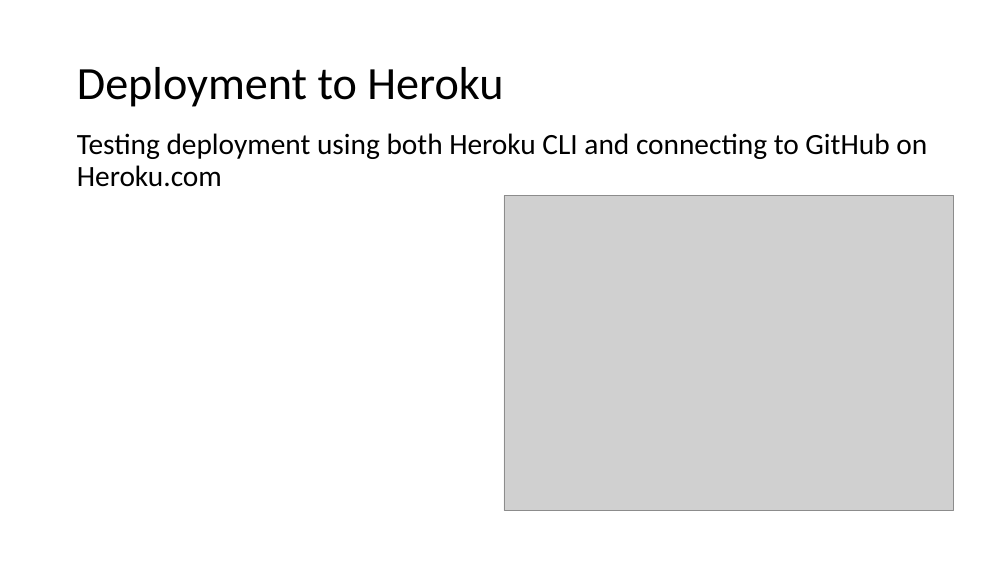
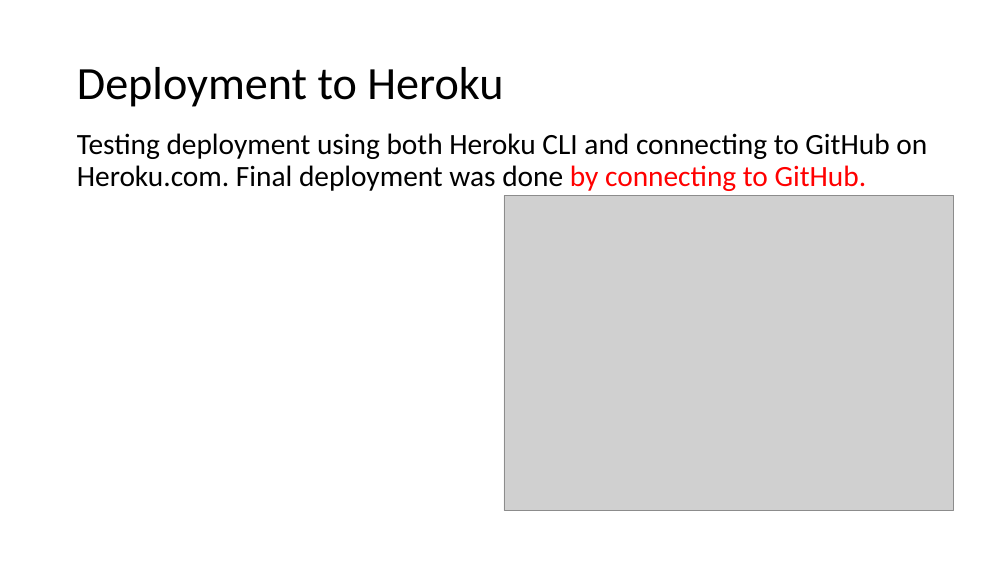
Before and after one commit to jkunnas58/dat250_netbank_fall_2020, a slide deck: slide 23 of Project_report_group_9.pptx. Drawn at 1008x567 pixels with LibreOffice and Linux fonts; fonts in the diff are those of the drawing; grey boxes stand for pictures. Boxes give left, top, right and bottom in pixels: in the first picture for what was removed or moved away, otherwise in the second. Text is boxed around its words. In the diff, an @@ line names an element or a change of style, - is before the commit and + after.

```diff
--- a/Project_report_group_9.pptx
+++ b/Project_report_group_9.pptx
@@ text at (77,133,927,191): text changed @@
-Testing deployment using both Heroku CLI and connecting to GitHub on Heroku.com
+Testing deployment using both Heroku CLI and connecting to GitHub on Heroku.com. Final deployment was done by connecting to GitHub.
```
Also in this commit, not shown: 3 other slides changed.
